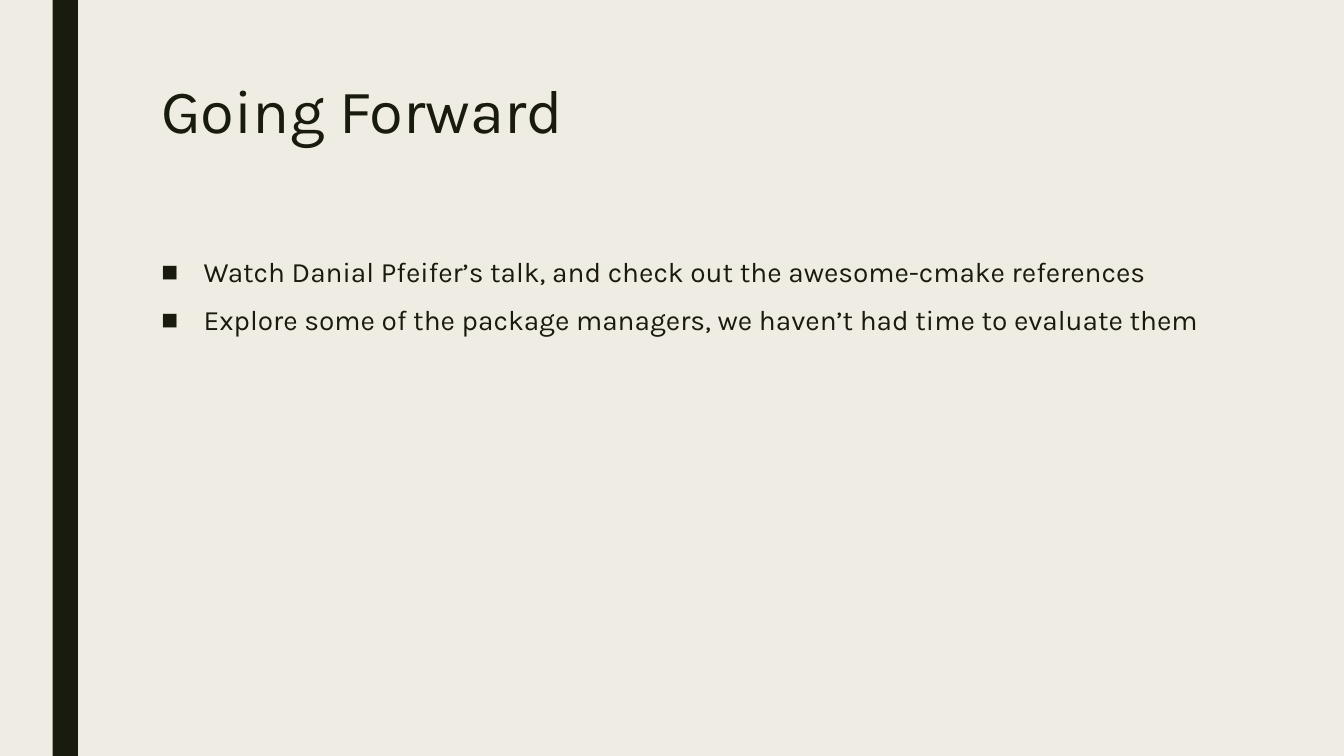
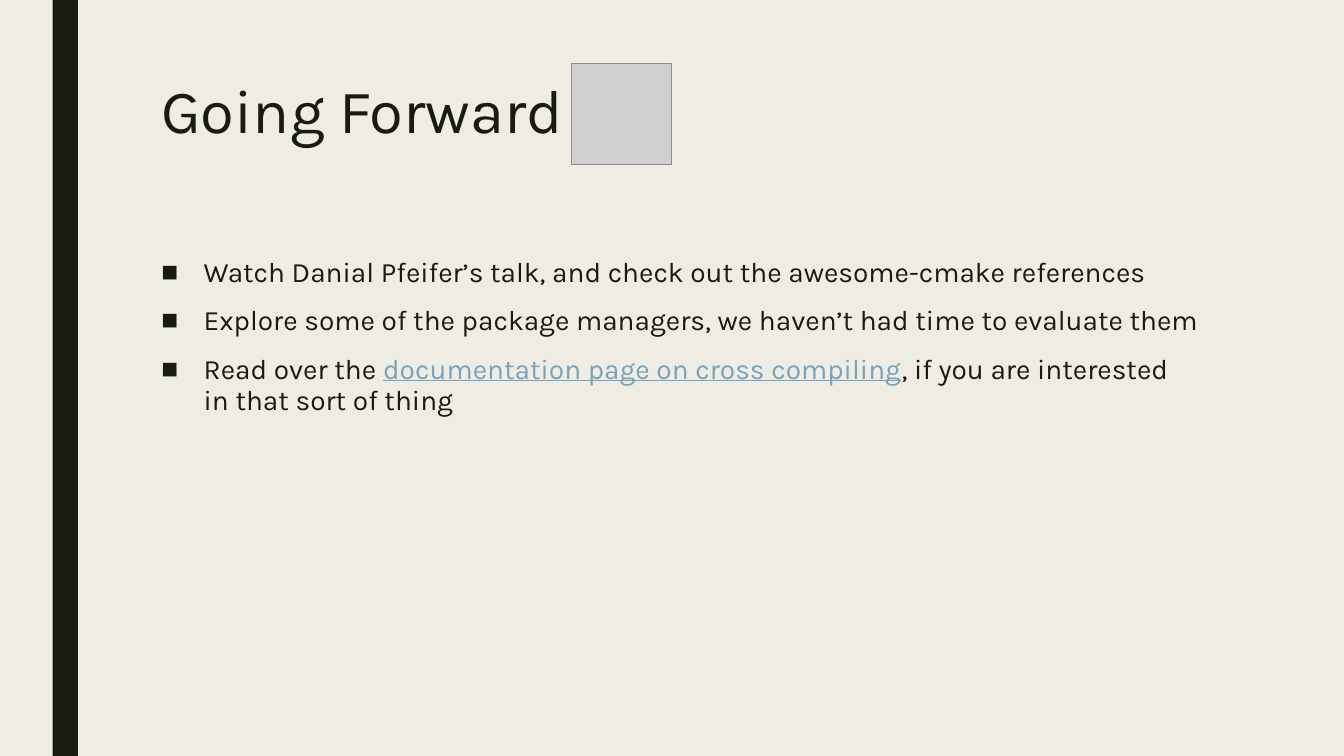
Before and after one commit to playmer/CMakePresentation, a slide deck: slide 27 of PreBuild Systems.pptx (slide 26 before the commit). Drawn at 1344x756 pixels with LibreOffice and Linux fonts; fonts in the diff are those of the drawing; grey boxes stand for pictures. Boxes give left, top, right and bottom in pixels: in the first picture for what was removed or moved away, otherwise in the second. Text is boxed around its words. In the diff, an @@ line names an element or a change of style, - is before the commit and + after.

Commit message:
Added the most important part...pictures.

```diff
--- a/PreBuild Systems.pptx
+++ b/PreBuild Systems.pptx
@@ picture added at box(572, 64, 673, 164) @@
@@ text at box(204, 359, 1168, 417): paragraph added @@
+■ Read over the documentation page on cross compiling, if you are interested in that sort of thing
```
Also in this commit, not shown: 15 other slides changed, 1 slide added.
